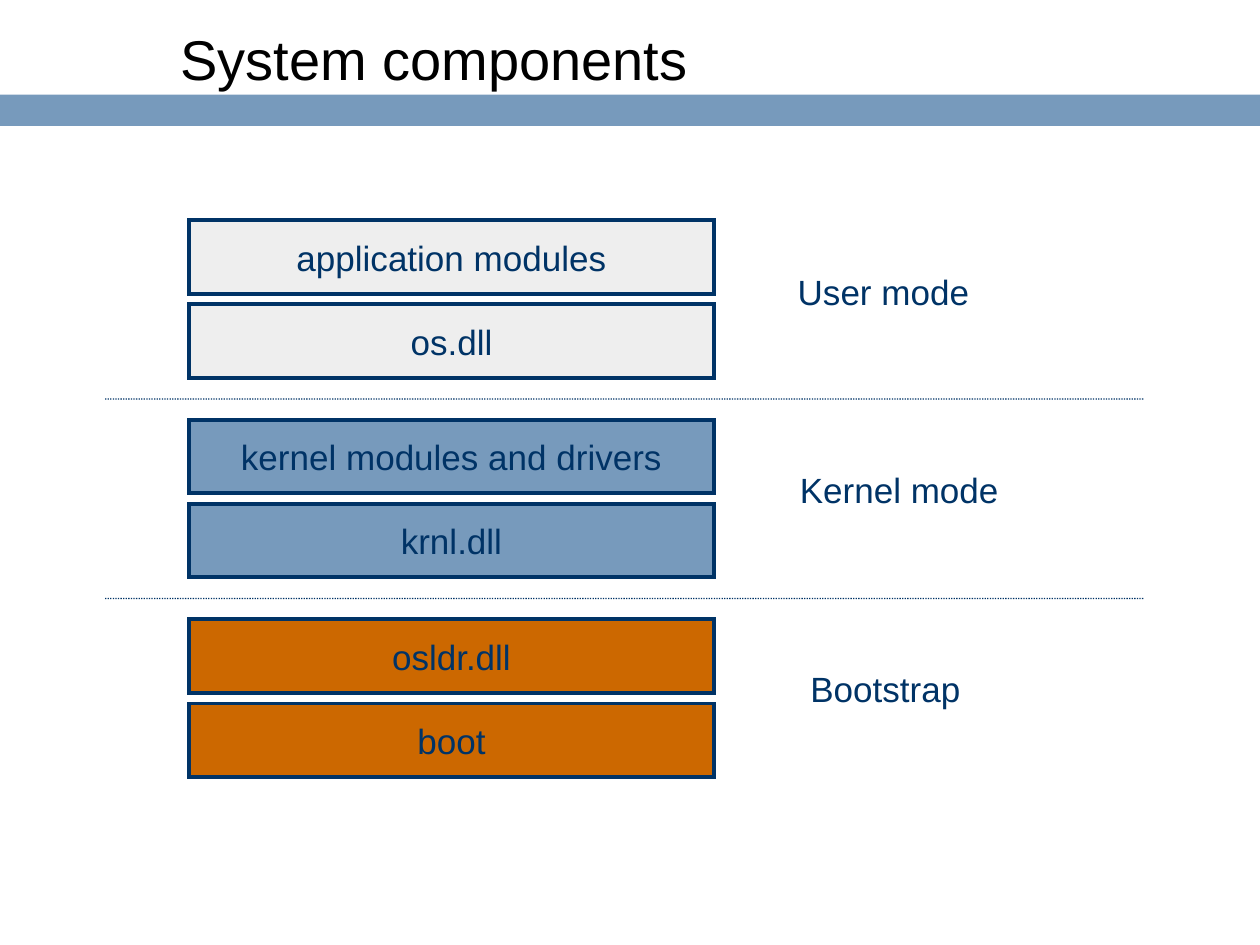
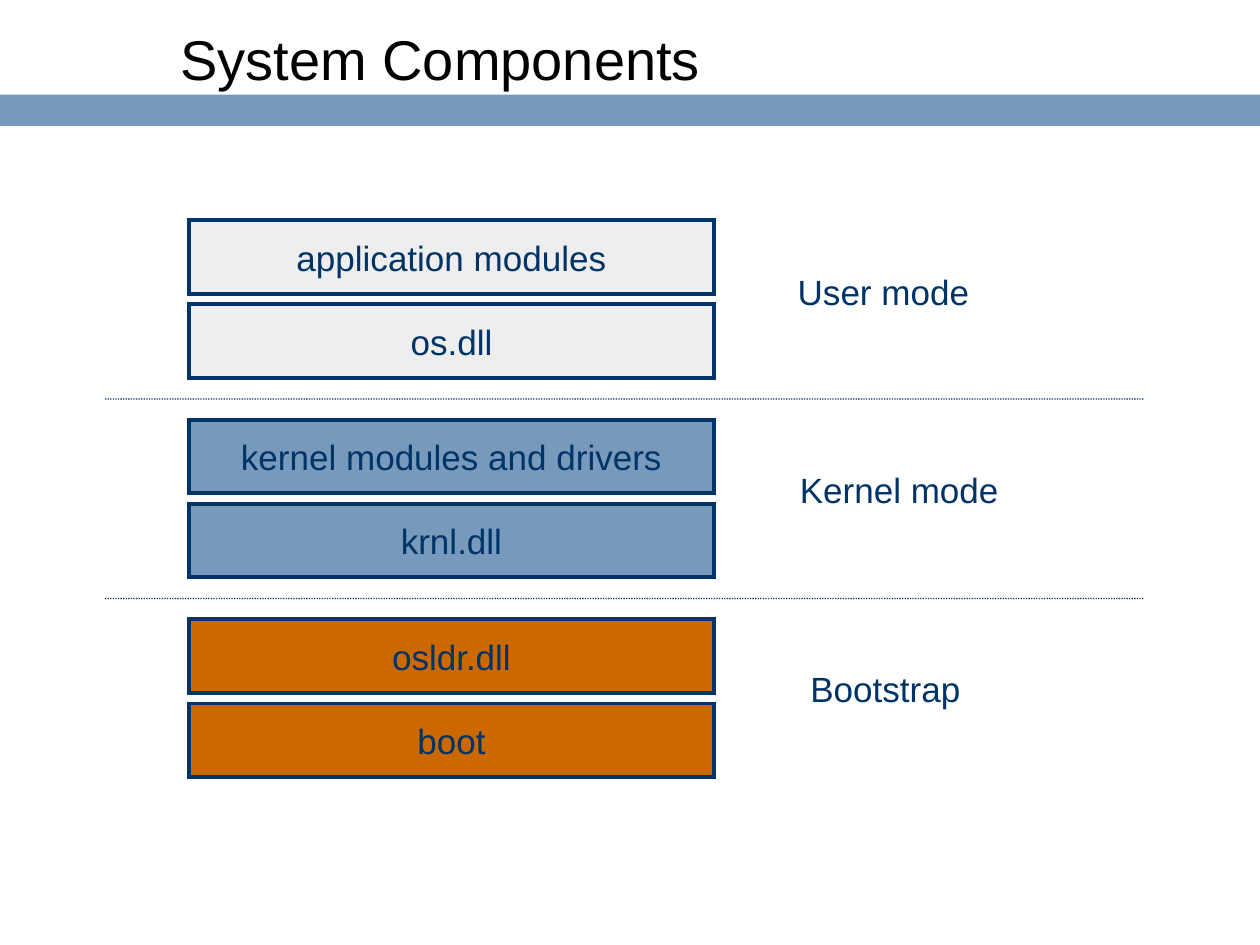
Before and after one commit to ringgaard/sanos, a slide deck: slide 8 of doc/sanostech.ppt. Drawn at 1260x945 pixels with LibreOffice and Linux fonts; fonts in the diff are those of the drawing; background and template pictures are left out. Boxes give left, top, right and bottom in pixels: in the first picture for what was removed or moved away, otherwise in the second. Text is boxed around its words. In the diff, an @@ line names an element or a change of style, - is before the commit and + after.

```diff
--- a/doc/sanostech.ppt
+++ b/doc/sanostech.ppt
@@ title at <box>180,41,699,90</box>: text changed @@
-System components
+System Components
```
Also in this commit, not shown: 13 other slides changed, 1 slide added.
